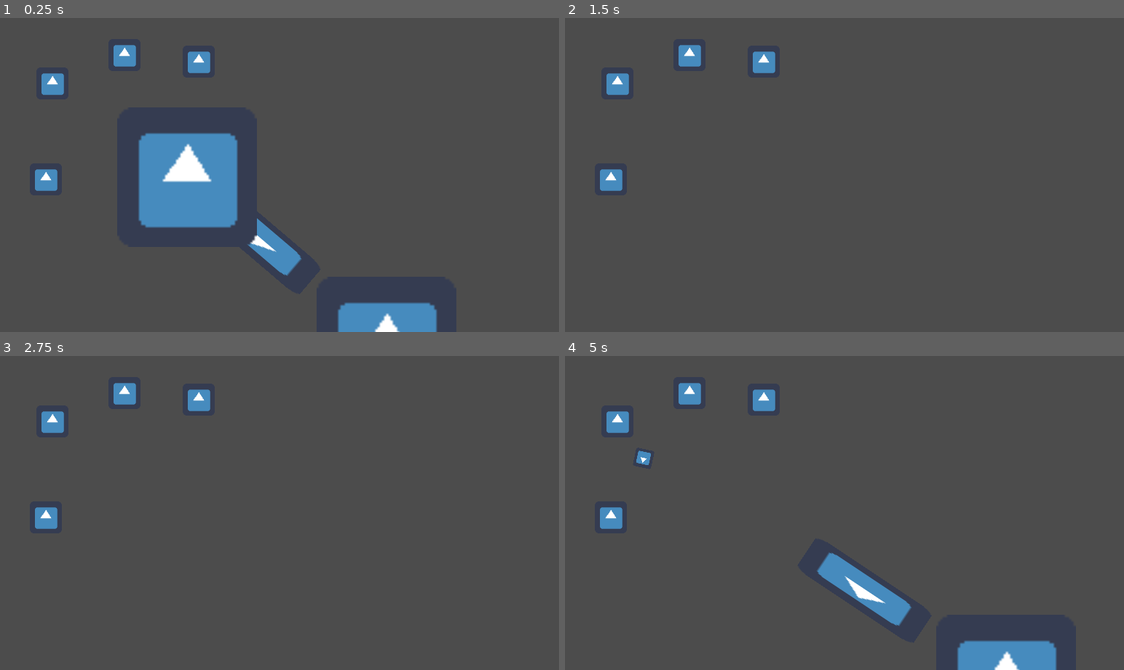
Above: before the commit, frames 1-4 (two rows, left to right).
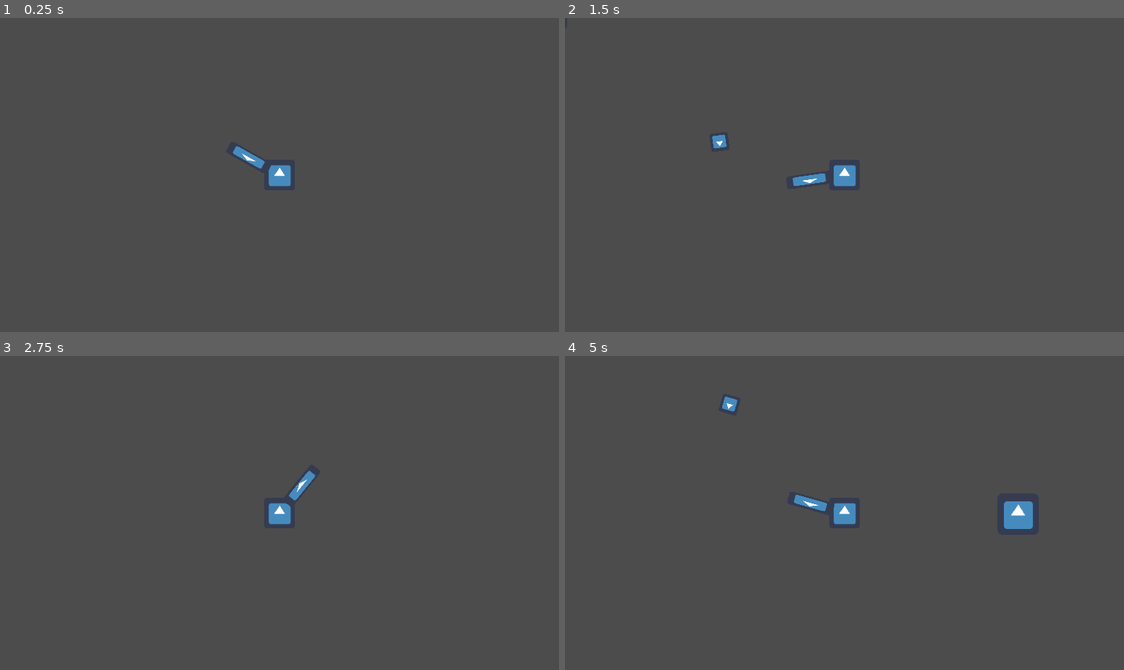
Above: after the commit, the same moments.

Repository: BytePlayersStudio/LD44
Game: Godot game, scene res://Scenes/Level1.tscn
Two runs of this game, one before a commit and one after it. Both use one fixed random seed, a clock stepped at 60 frames per second and the inputs below. The engine's default icon, where the game draws it, is replaced by a stand-in: a white triangle on a blue panel in a dark square.
Inputs (mouse positions are in pixels of both pictures, inside the frame that each line leads up to):
- Up to frame 1 (0.25 s): no input
- Up to frame 2 (1.5 s): move the mouse to (967, 159) at 0.52 s; hold D (move_right) 0.53-1.28 s; right-click (967, 159) at 0.6 s; tap Enter at 1.25 s; move the mouse to (732, 190) at 1.27 s; hold S (move_down) from 1.28 s (still down); click (732, 190) at 1.35 s
- Up to frame 3 (2.75 s): move the mouse to (335, 443) at 2.02 s; release S (move_down) at 2.03 s; hold D (move_right) from 2.03 s (still down); right-click (335, 443) at 2.1 s
- Up to frame 4 (5 s): tap Space at 2.75 s; move the mouse to (816, 575) at 2.77 s; release D (move_right) at 2.78 s; hold W (move_up) 2.78-3.53 s; click (816, 575) at 2.85 s; move the mouse to (1012, 560) at 3.52 s; hold A (move_left) from 3.53 s (still down); right-click (1012, 560) at 3.6 s; move the mouse to (676, 465) at 4.27 s; click (676, 465) at 4.35 s

The runs differ from the first frame. In frame 1, 9.3% of the frame differs, in the area x 6-79%, y 8-100%; in frame 2, 1.6%; in frame 3, 1.5%; in frame 4, 5.4%.

Commit message:
Scaled sprites for a better game sense and adjusted some parameters

Diff:
--- a/LD44/Scenes/Bullet.tscn
+++ b/LD44/Scenes/Bullet.tscn
@@ -10,7 +10,7 @@
 collision_layer = 4
 collision_mask = 2
 script = ExtResource( 1 )
-speed = 600
+speed = 250
 
 [node name="Sprite" type="Sprite" parent="."]
 scale = Vector2( 0.132436, 0.132436 )
--- a/LD44/Scenes/Gun.tscn
+++ b/LD44/Scenes/Gun.tscn
@@ -10,12 +10,12 @@
 
 [node name="GunSprite" type="Sprite" parent="."]
 position = Vector2( 0, -5.96046e-008 )
-scale = Vector2( 1, 0.28 )
+scale = Vector2( 0.333317, 0.0933289 )
 texture = ExtResource( 3 )
 offset = Vector2( 0, 2.38419e-007 )
 
 [node name="BulletSpawn" type="Position2D" parent="."]
-position = Vector2( 37.6484, 0 )
+position = Vector2( 12.5569, 0 )
 
 [node name="CooldownTimer" type="Timer" parent="."]
 
--- a/LD44/Scenes/Level1.tscn
+++ b/LD44/Scenes/Level1.tscn
@@ -10,9 +10,7 @@
 [node name="Navigation2D" type="Navigation2D" parent="."]
 script = ExtResource( 1 )
 
-[node name="Player" parent="." groups=[
-"player",
-] instance=ExtResource( 2 )]
+[node name="Player" parent="." instance=ExtResource( 2 )]
 position = Vector2( 176.897, 150.732 )
 
 [node name="LifeSource" parent="." instance=ExtResource( 3 )]
--- a/LD44/Scenes/LifeSource.tscn
+++ b/LD44/Scenes/LifeSource.tscn
@@ -4,7 +4,7 @@
 [ext_resource path="res://icon.png" type="Texture" id=2]
 
 [sub_resource type="RectangleShape2D" id=1]
-extents = Vector2( 6.97203, 7.25444 )
+extents = Vector2( 3.79426, 3.7699 )
 
 [node name="LifeSource" type="Area2D" groups=[
 "life_source",
@@ -13,7 +13,7 @@
 script = ExtResource( 1 )
 
 [node name="LifeSourceSprite" type="Sprite" parent="."]
-scale = Vector2( 0.227201, 0.227201 )
+scale = Vector2( 0.147061, 0.147061 )
 texture = ExtResource( 2 )
 
 [node name="CollisionShape2D" type="CollisionShape2D" parent="."]
--- a/LD44/Scenes/NPCs/Enemy.tscn
+++ b/LD44/Scenes/NPCs/Enemy.tscn
@@ -4,16 +4,18 @@
 [ext_resource path="res://icon.png" type="Texture" id=2]
 
 [sub_resource type="RectangleShape2D" id=1]
+extents = Vector2( 8.1898, 8.44704 )
 
 [node name="Enemy" type="KinematicBody2D"]
 collision_layer = 2
 collision_mask = 5
 script = ExtResource( 1 )
 
+[node name="Sprite" type="Sprite" parent="."]
+scale = Vector2( 0.294487, 0.294487 )
+texture = ExtResource( 2 )
+
 [node name="CollisionShape2D" type="CollisionShape2D" parent="."]
 shape = SubResource( 1 )
 
-[node name="Sprite" type="Sprite" parent="."]
-texture = ExtResource( 2 )
-
 [node name="AnimationPlayer" type="AnimationPlayer" parent="."]
--- a/LD44/Scenes/Player.tscn
+++ b/LD44/Scenes/Player.tscn
@@ -5,10 +5,10 @@
 [ext_resource path="res://Scenes/Gun.tscn" type="PackedScene" id=3]
 
 [sub_resource type="RectangleShape2D" id=1]
-extents = Vector2( 28.1584, 27.6578 )
+extents = Vector2( 4.82103, 4.99511 )
 
 [sub_resource type="CircleShape2D" id=2]
-radius = 143.402
+radius = 33.0773
 
 [node name="Player" type="KinematicBody2D" groups=[
 "player",
@@ -16,21 +16,24 @@
 script = ExtResource( 1 )
 
 [node name="Body" type="Sprite" parent="."]
+scale = Vector2( 0.222899, 0.222899 )
 texture = ExtResource( 2 )
 
 [node name="CollisionShape2D" type="CollisionShape2D" parent="."]
 shape = SubResource( 1 )
 
 [node name="GunPivot" type="Position2D" parent="."]
-editor/display_folded = true
 
 [node name="GunPosition" type="Position2D" parent="GunPivot"]
-position = Vector2( 46.0975, 0 )
+position = Vector2( 8.92723, 0 )
 
 [node name="Gun" parent="GunPivot/GunPosition" instance=ExtResource( 3 )]
-position = Vector2( 31.6977, 0 )
+position = Vector2( 7.15825, 0 )
 
 [node name="AbsorbArea" type="Area2D" parent="."]
 
 [node name="CollisionShape2D" type="CollisionShape2D" parent="AbsorbArea"]
 shape = SubResource( 2 )
+
+[node name="Camera2D" type="Camera2D" parent="."]
+current = true
--- a/LD44/Scripts/Enemy.gd
+++ b/LD44/Scripts/Enemy.gd
@@ -11,7 +11,7 @@
 }
 
 export var navigation_stop_threshold = 5
-export var speed = 450
+export var speed = 150
 
 onready var navigation = Global.navigation
 
--- a/LD44/Scripts/Player.gd
+++ b/LD44/Scripts/Player.gd
@@ -7,7 +7,7 @@
 onready var player_gun : gun = get_node("GunPivot/GunPosition/Gun")
 onready var absorbArea : Area2D =  get_node("AbsorbArea")
 
-export var speed = 500;
+export var speed = 200;
 export var absorbed_life : float = 50
 
 
